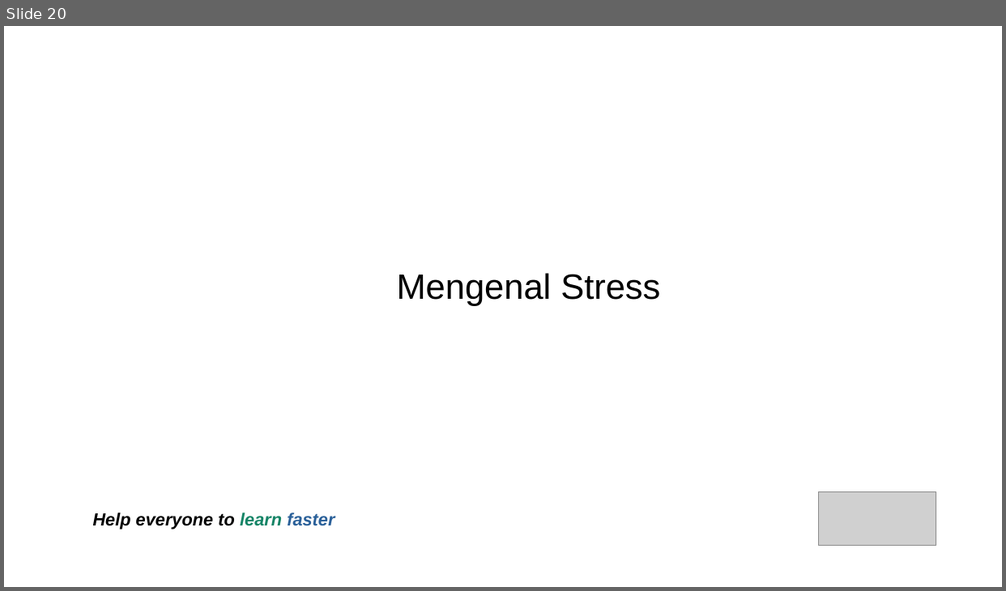
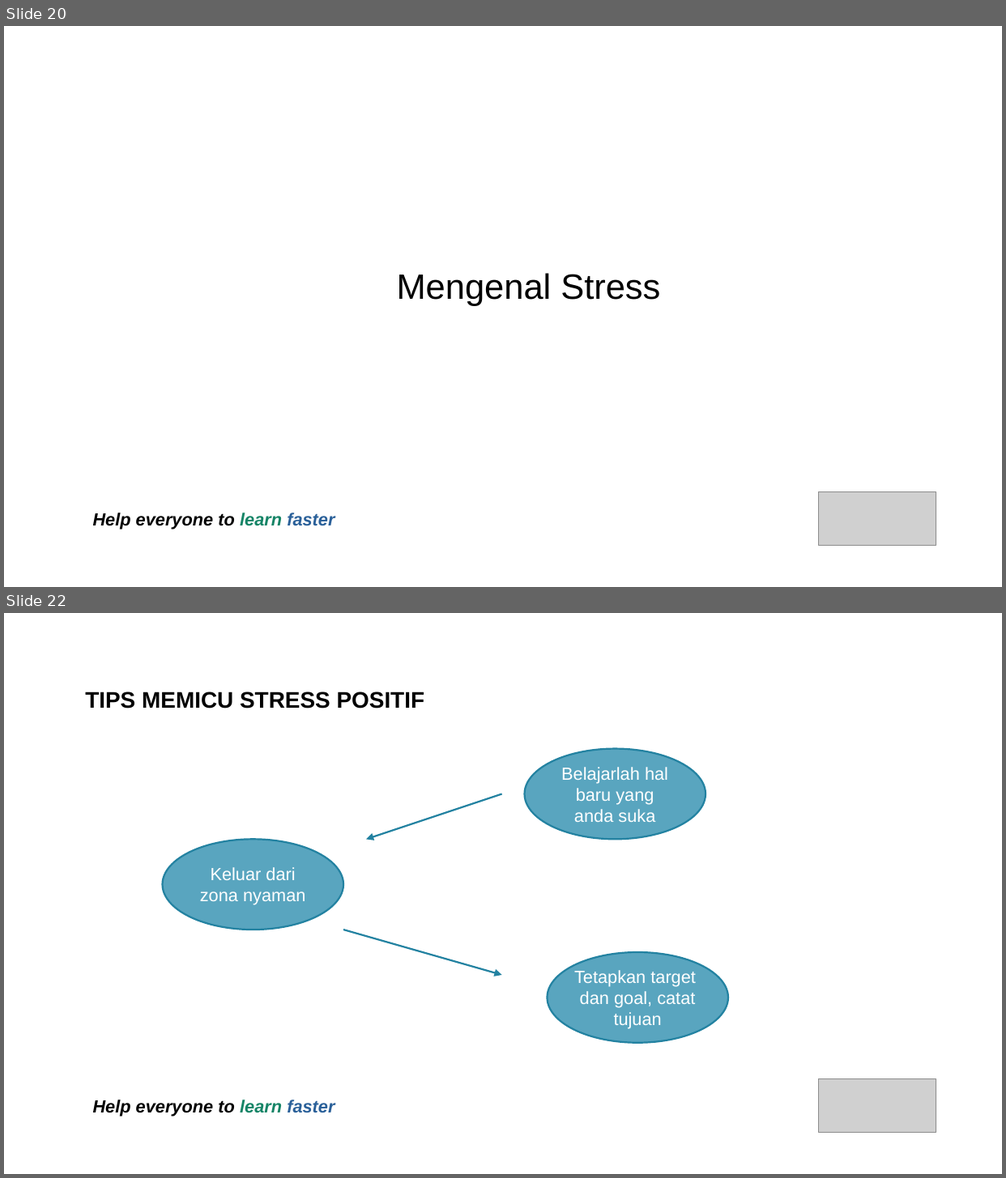
Before and after one commit to jejaksaid/course-flc, a slide deck: time-and-stress-management/sllide.odp. Shown one above the other, each under a label of ours: slide 20 before the commit, slides 20 and 22 after it; the slides between them are not shown. The pictures are 1006x591 and 1006x1178 pixels, drawn with LibreOffice and Linux fonts; fonts in the diff are those of the drawing; grey boxes stand for pictures; background and template pictures are left out. Boxes give left, top, right and bottom in pixels: in the first picture for what was removed or moved away, otherwise in the second. Text is boxed around its words. In the diff, an @@ line names an element or a change of style, - is before the commit and + after.

```diff
--- a/time-and-stress-management/sllide.odp
+++ b/time-and-stress-management/sllide.odp
@@ slide 22 added at (4, 613, 1002, 1174), background picture (left out) @@
@@ text added at (85, 692, 425, 709), 18 pt, text #000000, bold @@
+TIPS MEMICU STRESS POSITIF
@@ ellipse added at (525, 749, 705, 839), fill #59A5BF, outline #2382A1 1.42 pt, 14 pt, text #FFFFFF @@
+Belajarlah hal
+baru yang
+anda suka
@@ arrow added from (502, 794) to (366, 839), #2382A1 1.42 pt @@
@@ ellipse added at (163, 839, 343, 930), fill #59A5BF, outline #2382A1 1.42 pt, 14 pt, text #FFFFFF @@
+Keluar dari
+zona nyaman
@@ arrow added from (343, 930) to (502, 975), #2382A1 1.42 pt @@
@@ ellipse added at (548, 952, 728, 1043), fill #59A5BF, outline #2382A1 1.42 pt, 14 pt, text #FFFFFF @@
+Tetapkan target
+dan goal, catat
+tujuan
@@ picture added at (819, 1080, 936, 1134) @@
@@ text added at (93, 1100, 334, 1116), 14 pt, text #000000, bold, italic @@
+Help everyone to learn faster
```
Also in this commit, not shown: 1 slide changed, 9 other slides added, 1 other file.
